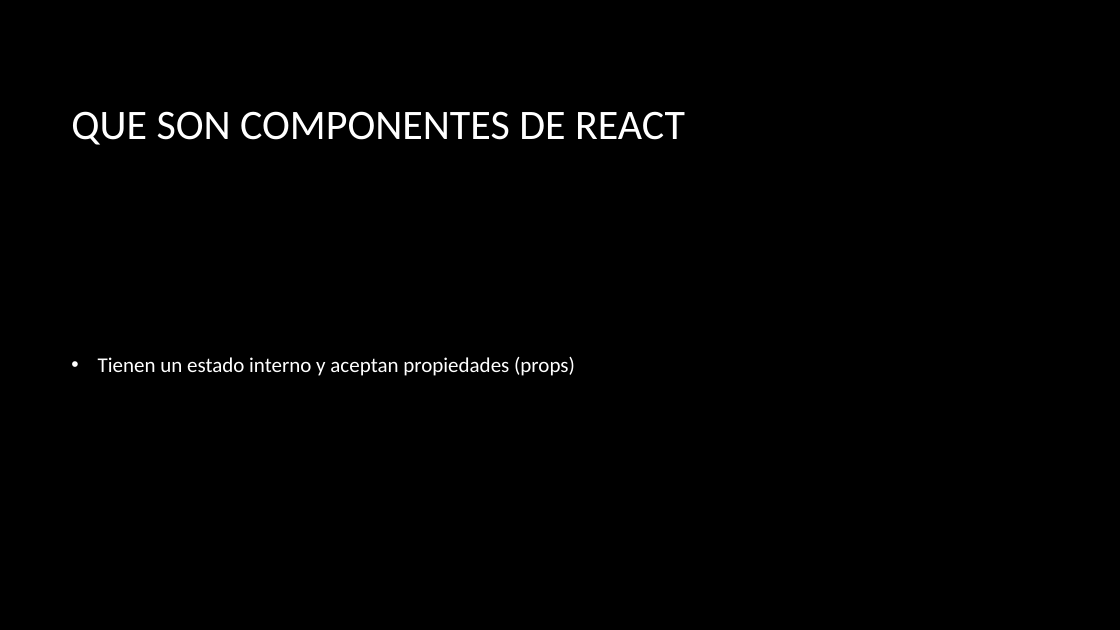
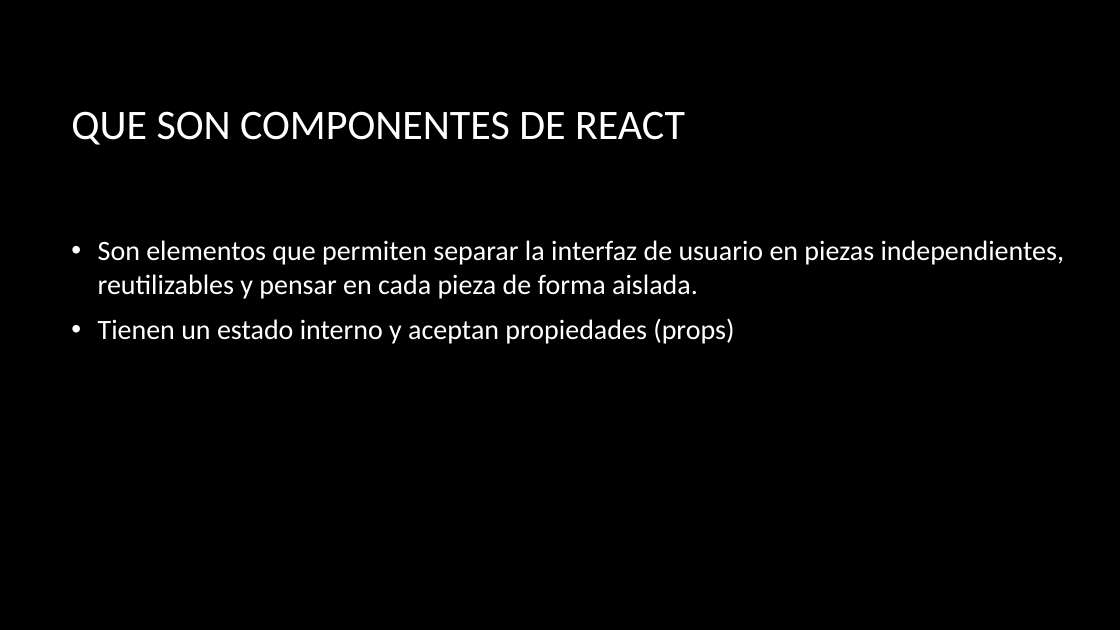
Before and after one commit to ProfeSantiago/ReactJS, a slide deck: slide 2 of 2) Componentes React.pptx. Drawn at 1120x630 pixels with LibreOffice and Linux fonts; fonts in the diff are those of the drawing; background and template pictures are left out. Boxes give left, top, right and bottom in pixels: in the first picture for what was removed or moved away, otherwise in the second. Text is boxed around its words. In the diff, an @@ line names an element or a change of style, - is before the commit and + after.

```diff
--- a/2) Componentes React.pptx
+++ b/2) Componentes React.pptx
@@ text at [98, 240, 1064, 299]: paragraph added @@
+• Son elementos que permiten separar la interfaz de usuario en piezas independientes, reutilizables y pensar en cada pieza de forma aislada.
@@ text at [98, 318, 734, 344]: size 18 to 24 pt in "Tienen un estado interno y aceptan propiedades ..." @@
```
Also in this commit, not shown: 2 other slides changed, 3 slides added, 9 other files.
